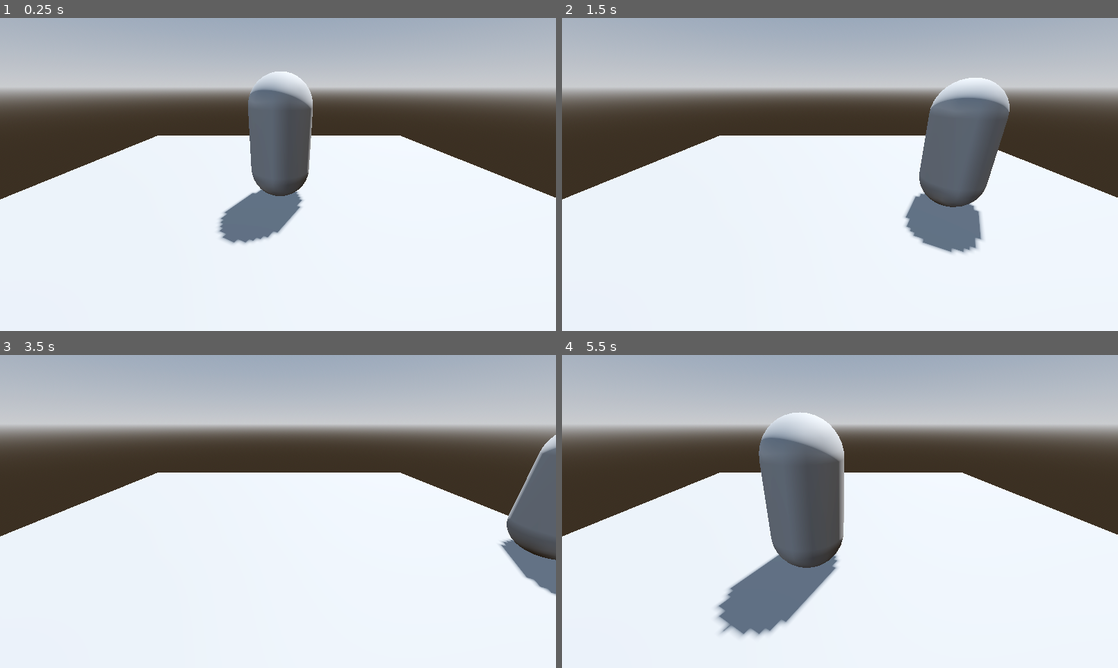
Above: before the commit, frames 1-4 (two rows, left to right).
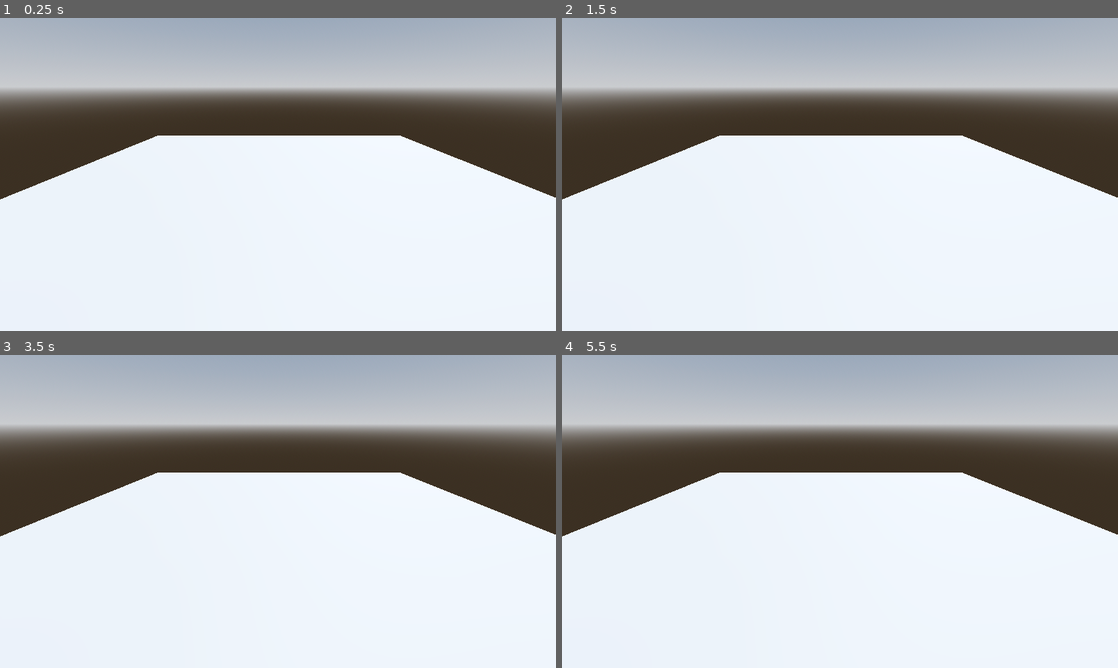
Above: after the commit, the same moments.

Repository: TheObtey/overhead-prototype
Game: Godot game, scene res://scenes/koray_level.tscn
Two runs of this game, one before a commit and one after it. Both use one fixed random seed, a clock stepped at 60 frames per second and the inputs below. Before the commit the project has no main scene; this scene is started directly in both runs.
Inputs:
- Up to frame 1 (0.25 s): no input
- Up to frame 2 (1.5 s): tap Enter (ui_accept) at 0.5, 1.35 s; hold D (move_right) 0.53-1.28 s; hold Enter (ui_accept) 0.53-1.28 s; hold S (move_backward) from 1.28 s (still down)
- Up to frame 3 (3.5 s): tap Enter (ui_accept) at 1.52, 1.82, 2.85, 3.02, 3.32 s; release S (move_backward) at 2.03 s; hold D (move_right) 2.03-2.78 s; hold Enter (ui_accept) 2.03-2.78 s; hold W (move_forward) from 2.78 s (still down)
- Up to frame 4 (5.5 s): release W (move_forward) at 3.53 s; hold Enter (ui_accept) 3.53-4.28 s; hold A (move_left) 3.53-5.03 s; tap Escape (ui_cancel) at 4.15 s; tap Enter (ui_accept) at 4.35, 4.52, 4.82 s; hold S (move_backward) from 5.03 s (still down); hold Enter (ui_accept) from 5.03 s (still down)

The runs differ from the first frame. In frame 1, 5.5% of the frame differs, in the area x 39-57%, y 17-73%; in frame 2, 6.9%; in frame 3, 3.1%; in frame 4, 9.5%, in the area x 27-51%, y 18-91%.

Commit message:
[ADD] LAN multiplayer.
Add LAN multiplayer with player spawning and synchronization.

Diff:
--- a/project.godot
+++ b/project.godot
@@ -11,6 +11,7 @@
 [application]
 
 config/name="overhead-prototype"
+run/main_scene="uid://bblbru1tnnowq"
 config/features=PackedStringArray("4.6", "Forward Plus")
 config/icon="res://icon.svg"
 
@@ -18,6 +19,10 @@
 
 window/size/viewport_width=1280
 window/size/viewport_height=720
+
+[global_group]
+
+players=""
 
 [input]
 
--- a/scenes/koray_level.tscn
+++ b/scenes/koray_level.tscn
@@ -1,6 +1,6 @@
 [gd_scene format=3 uid="uid://bblbru1tnnowq"]
 
-[ext_resource type="PackedScene" uid="uid://bm1313mo6brii" path="res://scenes/player.tscn" id="1_ihgjj"]
+[ext_resource type="Script" uid="uid://dt6n7hd71622c" path="res://scripts/Network/network_manager.gd" id="2_iw2lj"]
 
 [sub_resource type="ProceduralSkyMaterial" id="ProceduralSkyMaterial_n72g3"]
 sky_horizon_color = Color(0.66224277, 0.6717428, 0.6867428, 1)
@@ -41,6 +41,8 @@
 [node name="CollisionShape3D" type="CollisionShape3D" parent="MeshInstance3D/StaticBody3D" unique_id=2015787741]
 shape = SubResource("ConcavePolygonShape3D_ihgjj")
 
-[node name="Player" parent="." unique_id=459859261 instance=ExtResource("1_ihgjj")]
-transform = Transform3D(1, 0, 0, 0, 1, 0, 0, 0, 1, 0, 1.2847722, 0)
-linear_damp = 3.0
+[node name="NetworkManager" type="Node" parent="." unique_id=2082734249]
+script = ExtResource("2_iw2lj")
+
+[node name="Players" type="Node3D" parent="." unique_id=1937416617]
+transform = Transform3D(1, 0, 0, 0, 1, 0, 0, 0, 1, 0, 2.05375, 0)
--- a/scenes/player.tscn
+++ b/scenes/player.tscn
@@ -7,8 +7,9 @@
 [sub_resource type="ConvexPolygonShape3D" id="ConvexPolygonShape3D_qhqgy"]
 points = PackedVector3Array(-0.12520654, -0.532801, -0.4805069, 0.022783129, 0.4760704, 0.49888408, 0.16971254, 0.55914 …(1084 unchanged characters)…
 
-[node name="Player" type="RigidBody3D" unique_id=459859261]
+[node name="Player" type="RigidBody3D" unique_id=459859261 groups=["players"]]
 lock_rotation = true
+linear_damp = 3.0
 script = ExtResource("1_3vyb7")
 
 [node name="MeshInstance3D" type="MeshInstance3D" parent="." unique_id=1240885078]
--- /dev/null
+++ b/scripts/Network/network_manager.gd
@@ -0,0 +1,135 @@
+extends Node
+
+const PORT := 7000
+const MAX_CLIENTS := 2
+const PLAYER_SCENE := preload("res://scenes/player.tscn")
+
+@rpc("any_peer", "unreliable")
+func rpc_receive_player_transform(iPeerID: int, vecPos: Vector3, vecRot: Vector3):
+	var players_node = get_tree().current_scene.get_node("Players")
+	var pPlayer = players_node.get_node_or_null(str(iPeerID))
+
+	if pPlayer == null:
+		return
+
+	if pPlayer.is_multiplayer_authority():
+		return
+
+	pPlayer.global_position = vecPos
+	pPlayer.global_rotation = vecRot
+
+func send_player_transform(vecPos: Vector3, vecRot: Vector3):
+	if multiplayer.multiplayer_peer == null:
+		return
+
+	rpc("rpc_receive_player_transform", multiplayer.get_unique_id(), vecPos, vecRot)
+
+@rpc("authority", "call_local", "reliable")
+func rpc_spawn_player(iPeerID: int, vecSpawnPosition: Vector3):
+	if get_tree().current_scene.get_node("Players").has_node(str(iPeerID)):
+		return
+
+	spawn_player(iPeerID, vecSpawnPosition)
+
+func spawn_player(iPeerID: int, vecSpawnPosition: Vector3):
+	var pPlayer = PLAYER_SCENE.instantiate()
+	pPlayer.name = str(iPeerID)
+	pPlayer.set_multiplayer_authority(iPeerID)
+
+	# Debug shit
+	print(iPeerID, pPlayer)
+
+	get_tree().current_scene.get_node("Players").add_child(pPlayer)
+	pPlayer.global_position = vecSpawnPosition
+
+@rpc("any_peer", "reliable")
+func request_existing_players():
+	if not multiplayer.is_server():
+		return
+
+	for pPlayer in get_tree().current_scene.get_node("Players").get_children():
+		rpc_spawn_player.rpc_id(
+			multiplayer.get_remote_sender_id(),
+			int(pPlayer.name),
+			pPlayer.global_position
+		)
+
+func host_game():
+	var peer := ENetMultiplayerPeer.new()
+	var error := peer.create_server(PORT, MAX_CLIENTS)
+
+	if error != OK:
+		print("Error when creating server: ", error)
+		return
+
+	multiplayer.multiplayer_peer = peer
+
+	print("Server active on port: ", PORT)
+	print("My peer ID: ", multiplayer.get_unique_id())
+
+	rpc_spawn_player.rpc(multiplayer.get_unique_id(), Vector3(-2, 2, 0))
+
+func join_game(sServerIp: String):
+	var peer := ENetMultiplayerPeer.new()
+	var error := peer.create_client(sServerIp, PORT)
+
+	if error != OK:
+		print("Connection failed: ", error)
+		return
+
+	multiplayer.multiplayer_peer = peer
+
+	print("Joining server: ", sServerIp)
+
+func stop_game():
+	if multiplayer.multiplayer_peer == null:
+		return
+
+	var peer = multiplayer.multiplayer_peer
+	multiplayer.multiplayer_peer = null
+	peer.close()
+
+	for pPlayer in get_tree().current_scene.get_node("Players").get_children():
+		pPlayer.set_process(false)
+		pPlayer.set_physics_process(false)
+
+	get_tree().call_group("players", "queue_free")
+
+func _ready() -> void:
+	multiplayer.peer_connected.connect(_on_peer_connected)
+	multiplayer.peer_disconnected.connect(_on_peer_disconnected)
+	multiplayer.connected_to_server.connect(_on_connected_to_server)
+	multiplayer.connection_failed.connect(_on_connection_failed)
+	multiplayer.server_disconnected.connect(_on_server_disconnected)
+
+func _on_peer_connected(iPeerID: int):
+	print("Peer connected: ", iPeerID)
+
+	if multiplayer.is_server():
+		rpc_spawn_player.rpc(iPeerID, Vector3(2, 2, 0))
+
+func _on_peer_disconnected(iPeerID: int):
+	print("Peer disconnected: ", iPeerID)
+	stop_game();
+
+func _on_connected_to_server():
+	print("Connected to server")
+
+	await get_tree().process_frame
+	rpc_id(1, "request_existing_players")
+
+func _on_connection_failed():
+	print("Connection failed")
+
+func _on_server_disconnected():
+	print("Disconnected from server")
+
+
+
+# Debug area
+func _input(event):
+	if event.is_action_pressed("ui_accept"): # 'Enter' to start server
+		host_game()
+
+	if event.is_action_pressed("ui_cancel"): # 'Escape' to join server
+		join_game("127.0.0.1")
--- a/scripts/Player/player.gd
+++ b/scripts/Player/player.gd
@@ -1,15 +1,16 @@
 extends RigidBody3D
-
-
-# Called when the node enters the scene tree for the first time.
-func _ready() -> void:
-	pass # Replace with function body.
-
 
 # Called every frame. 'iDelta' is the elapsed time since the previous frame.
 func _process(iDelta: float) -> void:
+	if multiplayer == null or not multiplayer.has_multiplayer_peer():
+		return
+
+	if not is_multiplayer_authority():
+		return
+
 	var vecInput := Vector3.ZERO
 	vecInput.x = Input.get_axis("move_left", "move_right")
 	vecInput.z = Input.get_axis("move_forward", "move_backward")
 
 	apply_central_force(vecInput * 1200 * iDelta)
+	get_node("/root/Node3D/NetworkManager").send_player_transform(global_position, global_rotation)
Not shown, added: scripts/Network/network_manager.gd.uid
